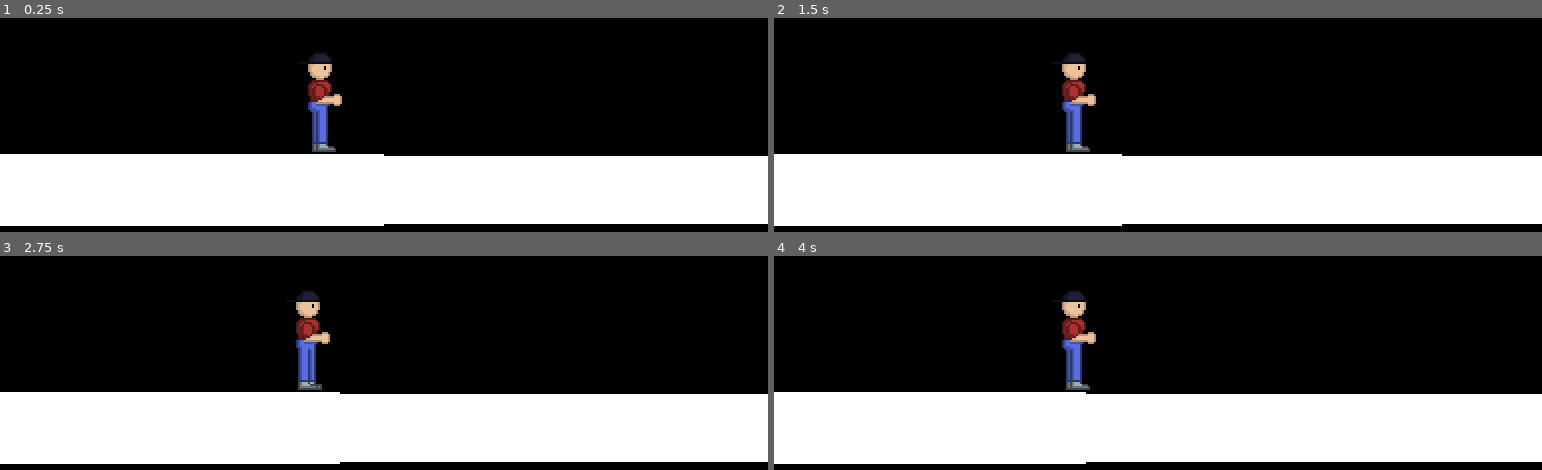
Above: before the commit, frames 1-4 (two rows, left to right).
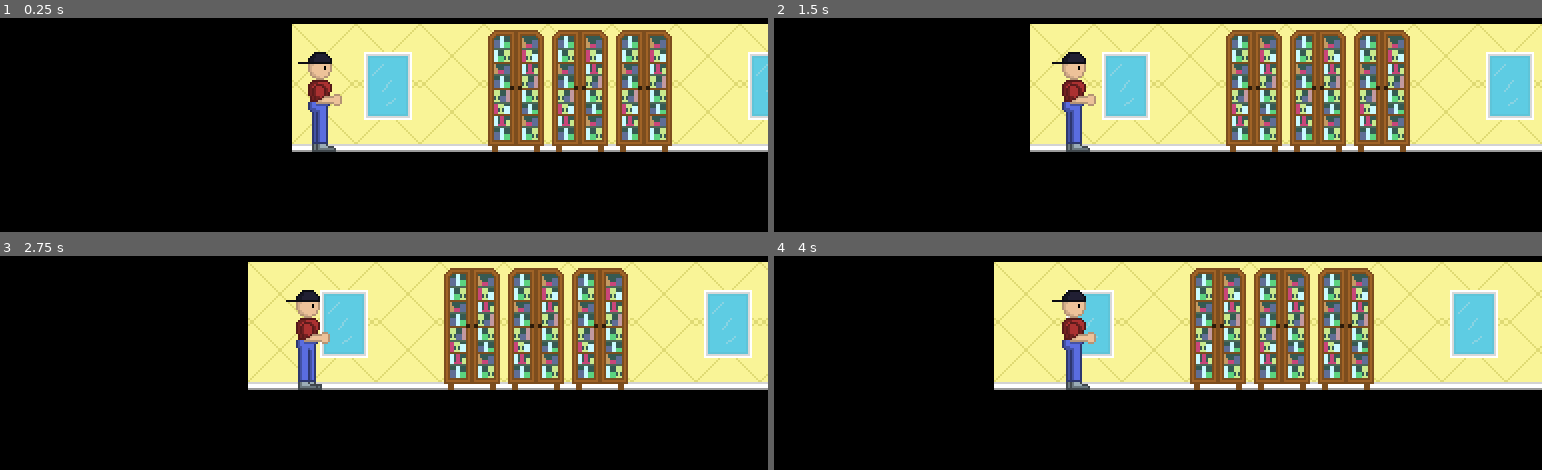
Above: after the commit, the same moments.

Repository: djfrailey/itchio-gamejam-2022
Game: Godot game, scene res://scenes/Test.tscn
Two runs of this game, one before a commit and one after it. Both use one fixed random seed, a clock stepped at 60 frames per second and the inputs below.
Inputs:
- Up to frame 1 (0.25 s): no input
- Up to frame 2 (1.5 s): hold Right (ui_right) 0.53-1.28 s; tap Space (ui_select) at 0.77 s; hold Left (ui_left) from 1.28 s (still down)
- Up to frame 3 (2.75 s): tap Space (ui_select) at 1.52 s; release Left (ui_left) at 2.03 s; hold Right (ui_right) from 2.03 s (still down)
- Up to frame 4 (4 s): tap Space (ui_select) at 3.02, 3.77 s; release Right (ui_right) at 3.53 s; hold Left (ui_left) from 3.53 s (still down)

The runs differ from the first frame. In frame 1, 69% of the frame differs, in the area x 0-100%, y 2-98%; in frame 2, 71%; in frame 3, 72%; in frame 4, 74%.

Commit message:
Adds object and background tilemaps

Diff:
--- a/scenes/Test.tscn
+++ b/scenes/Test.tscn
@@ -1,23 +1,22 @@
 [gd_scene load_steps=3 format=2]
 
 [ext_resource path="res://scenes/Bull.tscn" type="PackedScene" id=1]
-
-[sub_resource type="RectangleShape2D" id=1]
-extents = Vector2( 163.5, 19 )
+[ext_resource path="res://tilesets/Everything.tres" type="TileSet" id=2]
 
 [node name="Node2D" type="Node2D"]
 
-[node name="StaticBody2D" type="StaticBody2D" parent="."]
+[node name="Background" type="TileMap" parent="."]
+tile_set = ExtResource( 2 )
+cell_size = Vector2( 32, 64 )
+format = 1
+tile_data = PoolIntArray( -17, 0, 0, -16, 0, 0, -15, 0, 0, -14, 0, 0, -13, 0, 0, -12, 0, 0, -11, 0, 0, -10, 0, 0, -9, 0, 0, -8, 0, 0, -7, 0, 0, -6, 0, 0, -5, 0, 0, -4, 0, 0, -3, 0, 0, -2, 0, 0, -1, 0, 0, -65536, 0, 0, -65535, 0, 0, -65534, 0, 0, -65533, 0, 0, -65532, 0, 0, -65531, 0, 0, -65530, 0, 0, -65529, 0, 0, -65528, 0, 0, -65527, 0, 0, -65526, 0, 0, -65525, 0, 0, -65524, 0, 0, -65523, 0, 0, -65522, 0, 0, -65521, 0, 0, -65520, 0, 0, -65519, 0, 0, -65518, 0, 0, -65517, 0, 0, -65516, 0, 0, -65515, 0, 0, -65514, 0, 0, -65513, 0, 0, -65512, 0, 0, -65511, 0, 0 )
 
-[node name="Polygon2D" type="Polygon2D" parent="StaticBody2D"]
-position = Vector2( -16, 43 )
-polygon = PoolVector2Array( -279, 75, 374, 74, 374, 40, -280, 39 )
-
-[node name="CollisionShape2D" type="CollisionShape2D" parent="StaticBody2D"]
-position = Vector2( 31, 101 )
-scale = Vector2( 2, 1 )
-shape = SubResource( 1 )
+[node name="Objects" type="TileMap" parent="."]
+tile_set = ExtResource( 2 )
+cell_size = Vector2( 32, 64 )
+format = 1
+tile_data = PoolIntArray( -16, 2, 0, -14, 1, 0, -13, 1, 0, -12, 1, 0, -10, 2, 0, -7, 1, 0, -4, 2, 0 )
 
 [node name="Bull" parent="." instance=ExtResource( 1 )]
-position = Vector2( 3, 49 )
+position = Vector2( -526, -32 )
 _movement_speed = 30.0
--- a/scripts/PlayerController.gd
+++ b/scripts/PlayerController.gd
@@ -53,7 +53,7 @@
 		_start_animation(_WALK_ANIMATION)
 		velocity.x = -1 * _movement_speed
 
-	if (_is_walking() and (Input.is_action_just_released("ui_right") or Input.is_action_just_released("ui_left)"))):
+	if (_is_walking() and (Input.is_action_just_released("ui_right") or Input.is_action_just_released("ui_left"))):
 		_animPlayer.stop()
 
 	if (_is_walking()):
--- /dev/null
+++ b/tilesets/Everything.tres
@@ -0,0 +1,59 @@
+[gd_resource type="TileSet" load_steps=5 format=2]
+
+[ext_resource path="res://assets/China_Hutch.png" type="Texture" id=1]
+[ext_resource path="res://assets/Wallpaper.png" type="Texture" id=2]
+[ext_resource path="res://assets/Window.png" type="Texture" id=3]
+
+[sub_resource type="ConvexPolygonShape2D" id=2]
+points = PoolVector2Array( 0, 0, 32, 0, 32, 64, 0, 64 )
+
+[resource]
+0/name = "Wallpaper"
+0/texture = ExtResource( 2 )
+0/tex_offset = Vector2( 0, 0 )
+0/modulate = Color( 1, 1, 1, 1 )
+0/region = Rect2( 0, 0, 32, 64 )
+0/tile_mode = 0
+0/occluder_offset = Vector2( 0, 0 )
+0/navigation_offset = Vector2( 0, 0 )
+0/shape_offset = Vector2( 0, 0 )
+0/shape_transform = Transform2D( 1, 0, 0, 1, 0, 0 )
+0/shape_one_way = false
+0/shape_one_way_margin = 0.0
+0/shapes = [  ]
+0/z_index = 0
+1/name = "Hutch"
+1/texture = ExtResource( 1 )
+1/tex_offset = Vector2( 0, 0 )
+1/modulate = Color( 1, 1, 1, 1 )
+1/region = Rect2( 0, 0, 32, 64 )
+1/tile_mode = 0
+1/occluder_offset = Vector2( 0, 0 )
+1/navigation_offset = Vector2( 0, 0 )
+1/shape_offset = Vector2( 0, 0 )
+1/shape_transform = Transform2D( 1, 0, 0, 1, 0, 0 )
+1/shape = SubResource( 2 )
+1/shape_one_way = false
+1/shape_one_way_margin = 1.0
+1/shapes = [ {
+"autotile_coord": Vector2( 0, 0 ),
+"one_way": false,
+"one_way_margin": 1.0,
+"shape": SubResource( 2 ),
+"shape_transform": Transform2D( 1, 0, 0, 1, 0, 0 )
+} ]
+1/z_index = 0
+2/name = "Window"
+2/texture = ExtResource( 3 )
+2/tex_offset = Vector2( 0, 0 )
+2/modulate = Color( 1, 1, 1, 1 )
+2/region = Rect2( 0, 0, 32, 64 )
+2/tile_mode = 0
+2/occluder_offset = Vector2( 0, 0 )
+2/navigation_offset = Vector2( 0, 0 )
+2/shape_offset = Vector2( 0, 0 )
+2/shape_transform = Transform2D( 1, 0, 0, 1, 0, 0 )
+2/shape_one_way = false
+2/shape_one_way_margin = 0.0
+2/shapes = [  ]
+2/z_index = 0
Binary file added: assets/China_Hutch.png
Not shown, added: assets/China_Hutch.png.import
Binary file added: assets/Wallpaper.png
Not shown, added: assets/Wallpaper.png.import
Binary file added: assets/Window.png
Not shown, added: assets/Window.png.import
